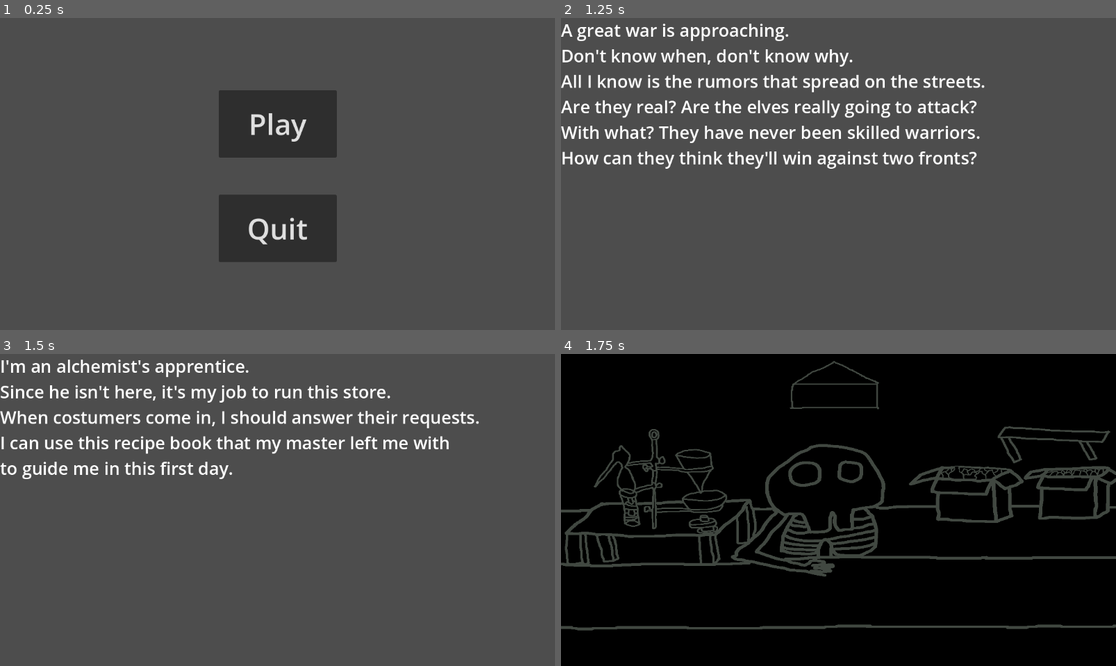
Above: before the commit, frames 1-4 (two rows, left to right).
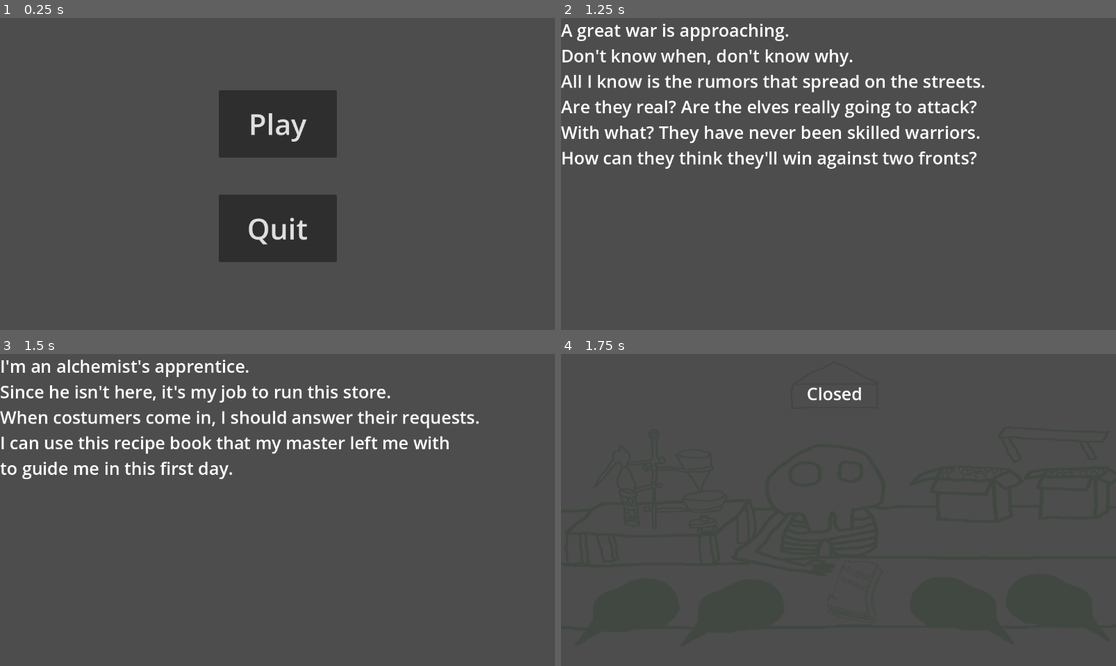
Above: after the commit, the same moments.

Repository: LuisSilva-dev/Alchemist-Apprentice
Game: Godot game, scene res://MenuScreen.tscn
Same seed, same stepped clock (60 frames per second), same inputs: the game is played once before the commit and once after it.
Inputs (mouse positions are in pixels of both pictures, inside the frame that each line leads up to):
- Up to frame 1 (0.25 s): no input
- Up to frame 2 (1.25 s): click "Play" at 0.5 s
- Up to frame 3 (1.5 s): tap Enter at 1.25 s; move the mouse to (277, 510) at 1.27 s; tap Space (ui_select) at 1.35 s; click (277, 510) at 1.42 s
- Up to frame 4 (1.75 s): tap Space (ui_select) at 1.52 s

Frames 1-3 are identical in both runs. In frame 4, 92% of the frame differs, in the area x 0-100%, y 0-100%.

Commit message:
Added handBook and talkBubbles

Diff:
--- a/World.gd
+++ b/World.gd
@@ -17,14 +17,14 @@
 
 
 func _potion_box_clicked(viewport, event, shape_idx):
-	if event is InputEventMouseButton and event.pressed and event.button_index == MOUSE_BUTTON_LEFT:
+	if event is InputEventMouseButton and event.pressed and event.button_index == MOUSE_BUTTON_LEFT and isOpen and !hasIngredient:
 		print("I got the potion from the box")
 		hasPotion = true
 
 
 
 func _alchemist_setup_clicked(viewport, event, shape_idx):
-	if event is InputEventMouseButton and event.pressed and event.button_index == MOUSE_BUTTON_LEFT:
+	if event is InputEventMouseButton and event.pressed and event.button_index == MOUSE_BUTTON_LEFT and isOpen:
 		if hasPotion:
 			print("I clicked the setup with potion")
 			hasPotion = false
@@ -36,7 +36,20 @@
 
 
 func _ingredient_box_clicked(viewport, event, shape_idx):
-	if event is InputEventMouseButton and event.pressed and event.button_index == MOUSE_BUTTON_LEFT:
+	if event is InputEventMouseButton and event.pressed and event.button_index == MOUSE_BUTTON_LEFT and isOpen and !hasPotion:
 		print("I clicked the ingredient box")
 		hasIngredient = true
 		# add ingredient to setup
+
+
+func _open_sign_clicked(viewport, event, shape_idx):
+	if event is InputEventMouseButton and event.pressed and event.button_index == MOUSE_BUTTON_LEFT:
+		print("sign clicked")
+		isOpen = true
+		get_node("OpenSign/Sign").text = "Open"
+
+
+func _hand_book_clicked(viewport, event, shape_idx):
+	if event is InputEventMouseButton and event.pressed and event.button_index == MOUSE_BUTTON_LEFT:
+		print("book clicked")
+		# display popup instructions
--- a/World.tscn
+++ b/World.tscn
@@ -1,7 +1,9 @@
-[gd_scene load_steps=7 format=3 uid="uid://c32l1v5euonr1"]
+[gd_scene load_steps=15 format=3 uid="uid://c32l1v5euonr1"]
 
-[ext_resource type="Texture2D" uid="uid://b6rrxpurggrik" path="res://Sprites/Background.jpg" id="1_306rc"]
 [ext_resource type="Script" path="res://World.gd" id="1_jxxjf"]
+[ext_resource type="Texture2D" uid="uid://o31v4lngu2d8" path="res://Sprites/Background.png" id="2_gluxr"]
+[ext_resource type="Texture2D" uid="uid://8ypyic7gqm1s" path="res://Sprites/talkBubble.png" id="3_vd43d"]
+[ext_resource type="Texture2D" uid="uid://d21jwwcfikpr1" path="res://Sprites/HandBook.png" id="4_2ff4p"]
 
 [sub_resource type="RectangleShape2D" id="RectangleShape2D_mfnvx"]
 size = Vector2(155, 111.5)
@@ -15,17 +17,29 @@
 [sub_resource type="RectangleShape2D" id="RectangleShape2D_bjfhd"]
 size = Vector2(182, 52)
 
+[sub_resource type="RectangleShape2D" id="RectangleShape2D_kunti"]
+size = Vector2(1006.07, 493.6)
+
+[sub_resource type="CanvasItemMaterial" id="CanvasItemMaterial_3sfb7"]
+
+[sub_resource type="RectangleShape2D" id="RectangleShape2D_1xk35"]
+size = Vector2(911.44, 454.113)
+
+[sub_resource type="RectangleShape2D" id="RectangleShape2D_7ehpl"]
+size = Vector2(915.423, 395.257)
+
+[sub_resource type="RectangleShape2D" id="RectangleShape2D_gwec2"]
+size = Vector2(985.075, 438.736)
+
+[sub_resource type="RectangleShape2D" id="RectangleShape2D_f2dkf"]
+size = Vector2(1242.53, 1550)
+
 [node name="World" type="Node2D"]
 script = ExtResource("1_jxxjf")
 
 [node name="Camera2D" type="Camera2D" parent="."]
 position = Vector2(576, 324)
 scale = Vector2(0.915867, 0.636699)
-
-[node name="Background" type="Sprite2D" parent="."]
-position = Vector2(576, 324)
-scale = Vector2(0.249135, 0.186851)
-texture = ExtResource("1_306rc")
 
 [node name="IngredientBox" type="Area2D" parent="."]
 position = Vector2(1062, 288)
@@ -54,11 +68,80 @@
 shape = SubResource("RectangleShape2D_bjfhd")
 
 [node name="Sign" type="Label" parent="OpenSign"]
+texture_filter = 1
 offset_left = -91.0
-offset_top = -26.0
+offset_top = -30.0
 offset_right = 91.0
-offset_bottom = 22.0
+offset_bottom = 26.0
+theme_override_font_sizes/font_size = 36
+text = "Closed"
+horizontal_alignment = 1
+
+[node name="Background" type="Sprite2D" parent="."]
+position = Vector2(576, 324)
+scale = Vector2(0.249135, 0.186851)
+texture = ExtResource("2_gluxr")
+
+[node name="TalkBubble" type="Area2D" parent="."]
+position = Vector2(152, 522)
+scale = Vector2(0.200781, 0.253241)
+
+[node name="Collision" type="CollisionShape2D" parent="TalkBubble"]
+shape = SubResource("RectangleShape2D_kunti")
+
+[node name="TalkBubble" type="Sprite2D" parent="TalkBubble"]
+material = SubResource("CanvasItemMaterial_3sfb7")
+texture = ExtResource("3_vd43d")
+
+[node name="TalkBubble2" type="Area2D" parent="."]
+position = Vector2(370, 524)
+scale = Vector2(0.200781, 0.253241)
+
+[node name="Collision" type="CollisionShape2D" parent="TalkBubble2"]
+shape = SubResource("RectangleShape2D_1xk35")
+
+[node name="TalkBubble2" type="Sprite2D" parent="TalkBubble2"]
+material = SubResource("CanvasItemMaterial_3sfb7")
+texture = ExtResource("3_vd43d")
+
+[node name="TalkBubble3" type="Area2D" parent="."]
+position = Vector2(818, 519)
+scale = Vector2(0.201, 0.253)
+
+[node name="Collision" type="CollisionShape2D" parent="TalkBubble3"]
+shape = SubResource("RectangleShape2D_7ehpl")
+
+[node name="TalkBubble3" type="Sprite2D" parent="TalkBubble3"]
+material = SubResource("CanvasItemMaterial_3sfb7")
+texture = ExtResource("3_vd43d")
+flip_h = true
+
+[node name="TalkBubble4" type="Area2D" parent="."]
+position = Vector2(1016.96, 512.62)
+scale = Vector2(0.201, 0.253)
+
+[node name="Collision" type="CollisionShape2D" parent="TalkBubble4"]
+shape = SubResource("RectangleShape2D_gwec2")
+
+[node name="TalkBubble4" type="Sprite2D" parent="TalkBubble4"]
+material = SubResource("CanvasItemMaterial_3sfb7")
+texture = ExtResource("3_vd43d")
+flip_h = true
+
+[node name="HandBook" type="Area2D" parent="."]
+position = Vector2(599, 493)
+rotation = 0.2123
+scale = Vector2(0.073178, 0.0761606)
+
+[node name="Collision" type="CollisionShape2D" parent="HandBook"]
+position = Vector2(167.902, -61.6372)
+shape = SubResource("RectangleShape2D_f2dkf")
+
+[node name="HandBook" type="Sprite2D" parent="HandBook"]
+texture = ExtResource("4_2ff4p")
 
 [connection signal="input_event" from="IngredientBox" to="." method="_ingredient_box_clicked"]
 [connection signal="input_event" from="PotionBox" to="." method="_potion_box_clicked"]
 [connection signal="input_event" from="Alchemist_Setup" to="." method="_alchemist_setup_clicked"]
+[connection signal="input_event" from="OpenSign" to="." method="_open_sign_clicked"]
+[connection signal="input_event" from="HandBook" to="." method="_hand_book_clicked"]
Binary file added: Sprites/Background.png
Not shown, added: Sprites/Background.png.import
Not shown, added: Sprites/HandBook.jpg.import
Binary file added: Sprites/HandBook.png
Not shown, added: Sprites/HandBook.png.import
Binary file added: Sprites/talkBubble.ase
Binary file added: Sprites/talkBubble.jpg
Not shown, added: Sprites/talkBubble.jpg.import
Binary file added: Sprites/talkBubble.png
Not shown, added: Sprites/talkBubble.png.import
Not shown, added: Sprites/HandBook.ase
Not shown, added: Sprites/HandBook.jpg
